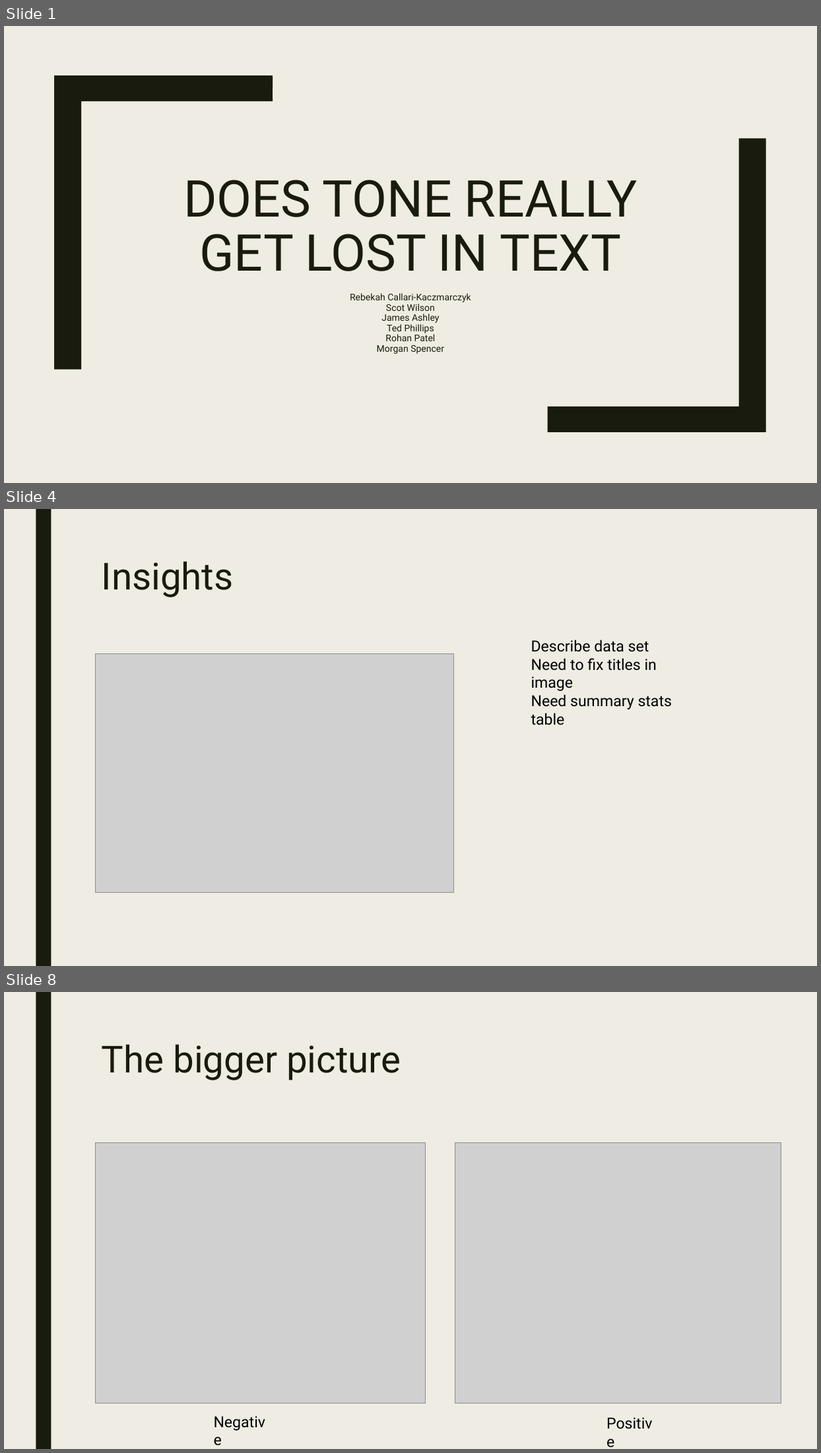
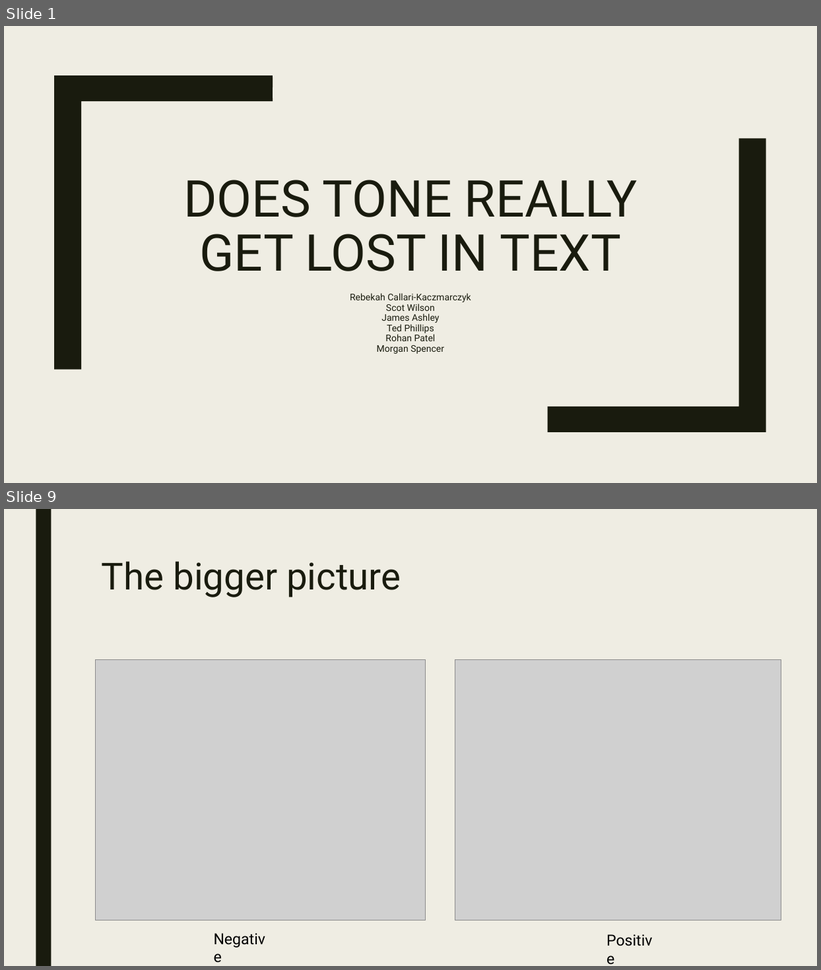
Before and after one commit to James-Ashley/sentiment_analysis, a slide deck: Group_project_deck.pptx. Shown one above the other, each under a label of ours: slides 1, 4 and 8 before the commit, slides 1 and 9 after it; the slides between them are not shown. The pictures are 821x1453 and 821x970 pixels, drawn with LibreOffice and Linux fonts; fonts in the diff are those of the drawing; grey boxes stand for pictures; background and template pictures are left out. Boxes give left, top, right and bottom in pixels: in the first picture for what was removed or moved away, otherwise in the second. Text is boxed around its words. In the diff, an @@ line names an element or a change of style, - is before the commit and + after.

```diff
--- a/Group_project_deck.pptx
+++ b/Group_project_deck.pptx
@@ slide 4 removed at (4,509,817,966), background #EFEDE3; not listed: 1 template element that a slide beside it also shows @@
@@ title removed at (102,561,234,597) @@
-Insights
@@ text removed at (531,640,672,725) @@
-Describe data set
-Need to fix titles in image
-Need summary stats table
@@ picture removed at (96,654,454,893) @@
@@ what was slide 8 is now slide 9 @@
```
Also in this commit, not shown: 5 slides changed, 4 slides added, 2 other slides removed.
